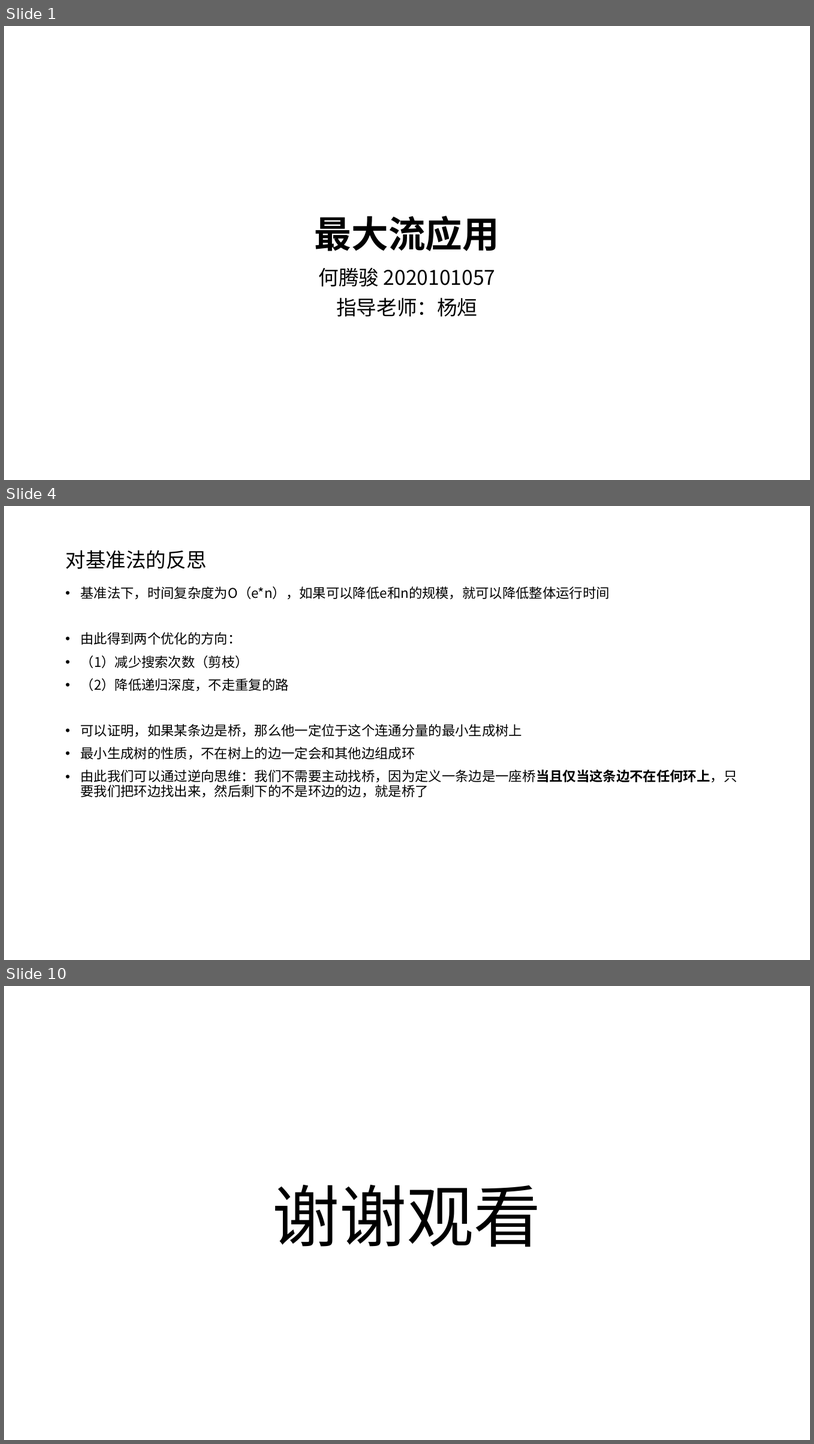
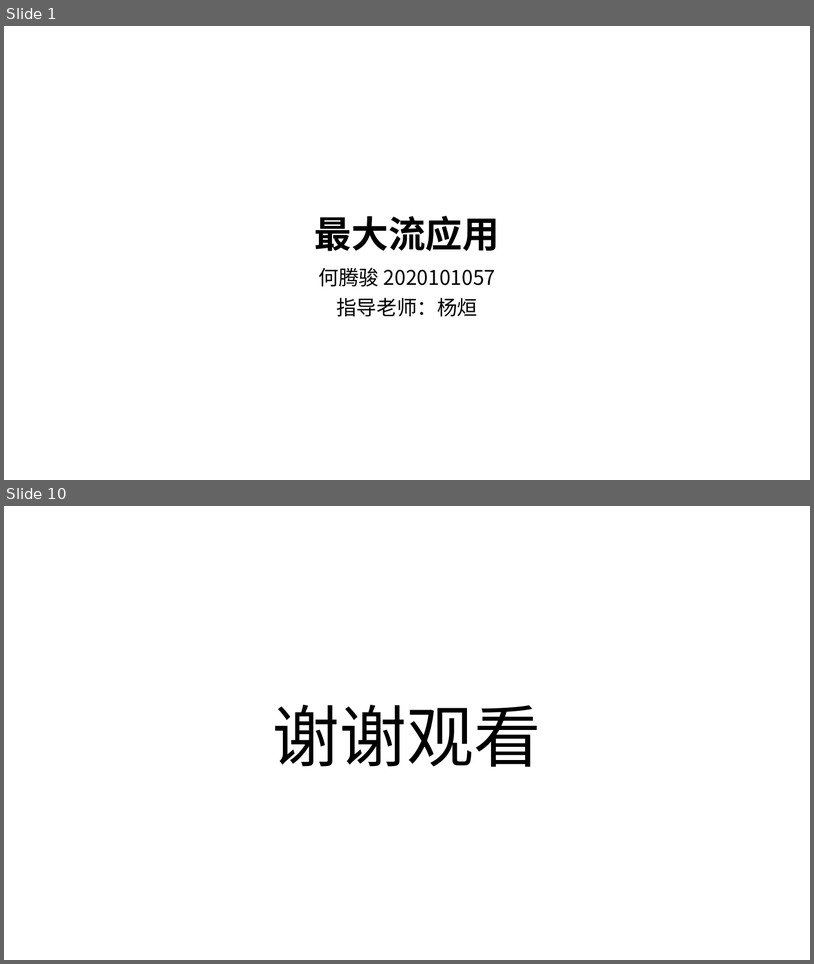
Before and after one commit to VirtualPuffer/Algorithm_Experiment, a slide deck: report/实验6/算法实验06.pptx. Shown one above the other, each under a label of ours: slides 1, 4 and 10 before the commit, slides 1 and 10 after it; the slides between them are not shown. The pictures are 814x1444 and 814x964 pixels, drawn with LibreOffice and Linux fonts; fonts in the diff are those of the drawing. Boxes give left, top, right and bottom in pixels: in the first picture for what was removed or moved away, otherwise in the second. Text is boxed around its words. In the diff, an @@ line names an element or a change of style, - is before the commit and + after.

```diff
--- a/report/实验6/算法实验06.pptx
+++ b/report/实验6/算法实验06.pptx
@@ slide 4 removed at (4,506,810,960), background #FFFFFF @@
@@ title removed at (65,550,206,569) @@
-对基准法的反思
@@ text removed at (81,586,738,798) @@
-• 基准法下，时间复杂度为O（e*n），如果可以降低e和n的规模，就可以降低整体运行时间
-• 由此得到两个优化的方向：
-• （1）减少搜索次数（剪枝）
-• （2）降低递归深度，不走重复的路
-• 可以证明，如果某条边是桥，那么他一定位于这个连通分量的最小生成树上
-• 最小生成树的性质，不在树上的边一定会和其他边组成环
-• 由此我们可以通过逆向思维：我们不需要主动找桥，因为定义一条边是一座桥当且仅当这条边不在任何环上，只要我们把环边找出来，然后剩下的不是环边的边，就是桥了
```
Also in this commit, not shown: 1 slide changed, 7 slides added, 6 other slides removed, 2 other files.
